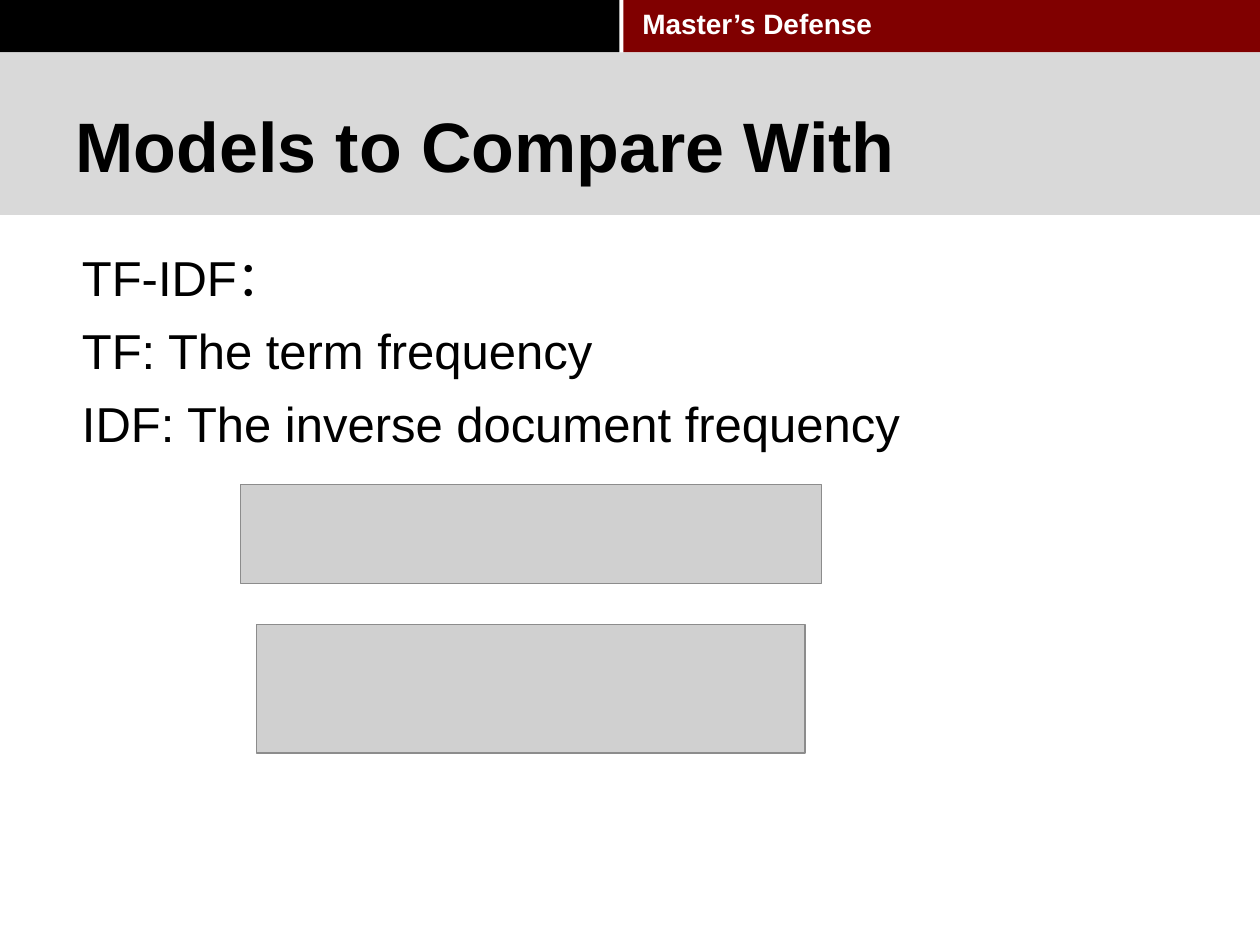
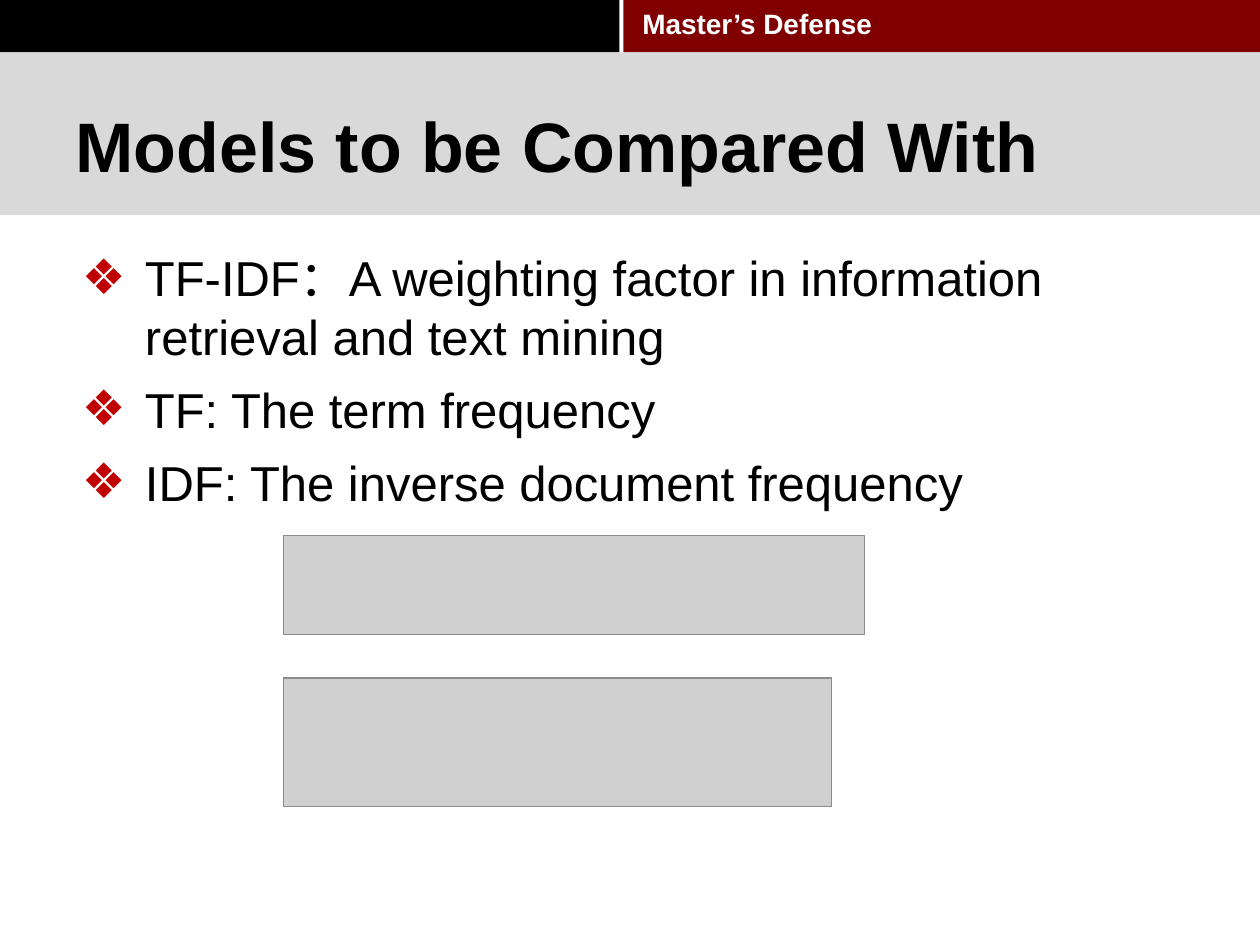
Before and after one commit to pkushiqiang/thesis, a slide deck: slide 63 of media/Master's thesis-2.pptx (slide 66 before the commit). Drawn at 1260x945 pixels with LibreOffice and Linux fonts; fonts in the diff are those of the drawing; grey boxes stand for pictures; background and template pictures are left out. Boxes give left, top, right and bottom in pixels: in the first picture for what was removed or moved away, otherwise in the second. Text is boxed around its words. In the diff, an @@ line names an element or a change of style, - is before the commit and + after.

```diff
--- a/media/Master's thesis-2.pptx
+++ b/media/Master's thesis-2.pptx
@@ title at [76, 121, 1038, 185]: text changed @@
-Models to Compare With
+Models to be Compared With
@@ text at [145, 260, 1042, 365]: text changed @@
-TF-IDF：
+❖ TF-IDF：A weighting factor in information retrieval and text mining
@@ text at [145, 392, 963, 511]: bullet none to ❖ @@
@@ picture: place and size @@
-picture at [241, 484, 822, 583]
+picture at [284, 536, 864, 635]
@@ picture: place and size @@
-picture at [257, 624, 805, 752]
+picture at [284, 678, 832, 806]
```
Also in this commit, not shown: 26 other slides changed, 3 slides added, 6 slides removed, 1 other file.
